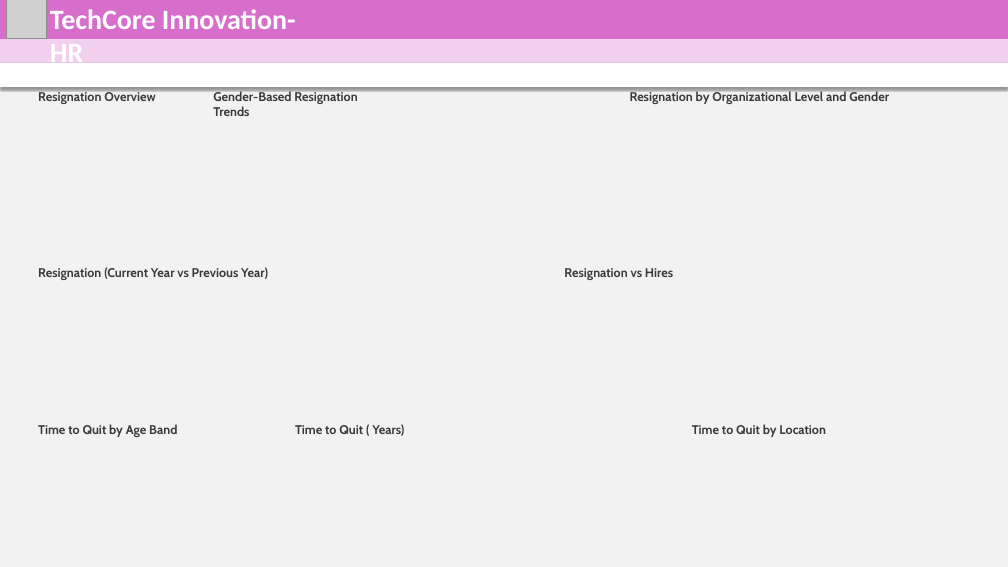
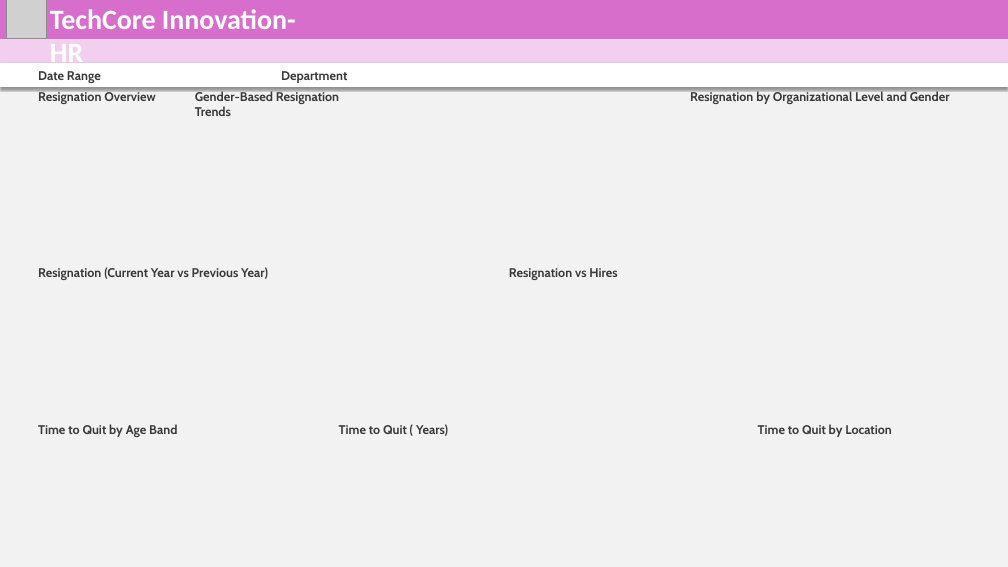
Before and after one commit to mmrnayan/HR-Analysis, a slide deck: slide 3 of New Microsoft PowerPoint Presentation.pptx (slide 2 before the commit). Drawn at 1008x567 pixels with LibreOffice and Linux fonts; fonts in the diff are those of the drawing; grey boxes stand for pictures. Boxes give left, top, right and bottom in pixels: in the first picture for what was removed or moved away, otherwise in the second. Text is boxed around its words. In the diff, an @@ line names an element or a change of style, - is before the commit and + after.

Commit message:
resignation design 18/1/24 18:41

```diff
--- a/New Microsoft PowerPoint Presentation.pptx
+++ b/New Microsoft PowerPoint Presentation.pptx
@@ text added at <box>38,71,101,83</box>, 18 pt, text #3A3A3A, bold @@
+Date Range
@@ text "Gender-Based Resignation Trends": place and size @@
-text "Gender-Based Resignation Trends" at <box>213,91,357,116</box>
+text "Gender-Based Resignation Trends" at <box>195,91,339,116</box>
@@ text added at <box>281,71,347,83</box>, 18 pt, text #3A3A3A, bold @@
+Department
@@ text "Resignation by Organizational Level and ...": place and size @@
-text "Resignation by Organizational Level and ..." at <box>630,91,889,104</box>
+text "Resignation by Organizational Level and ..." at <box>690,91,950,104</box>
@@ text "Resignation vs Hires": place and size @@
-text "Resignation vs Hires" at <box>564,268,673,280</box>
+text "Resignation vs Hires" at <box>509,268,617,280</box>
@@ text "Time to Quit ( Years)": place and size @@
-text "Time to Quit ( Years)" at <box>295,424,404,436</box>
+text "Time to Quit ( Years)" at <box>339,424,448,436</box>
@@ text "Time to Quit by Location": place and size @@
-text "Time to Quit by Location" at <box>692,424,825,437</box>
+text "Time to Quit by Location" at <box>758,424,891,437</box>
```
Also in this commit, not shown: 1 other slide changed, 4 slides added, 31 other files.
